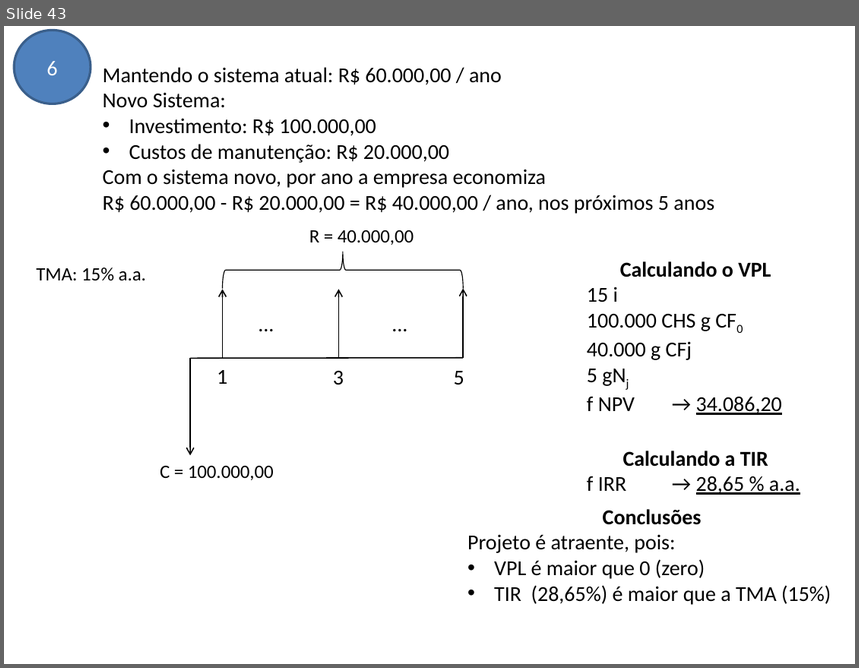
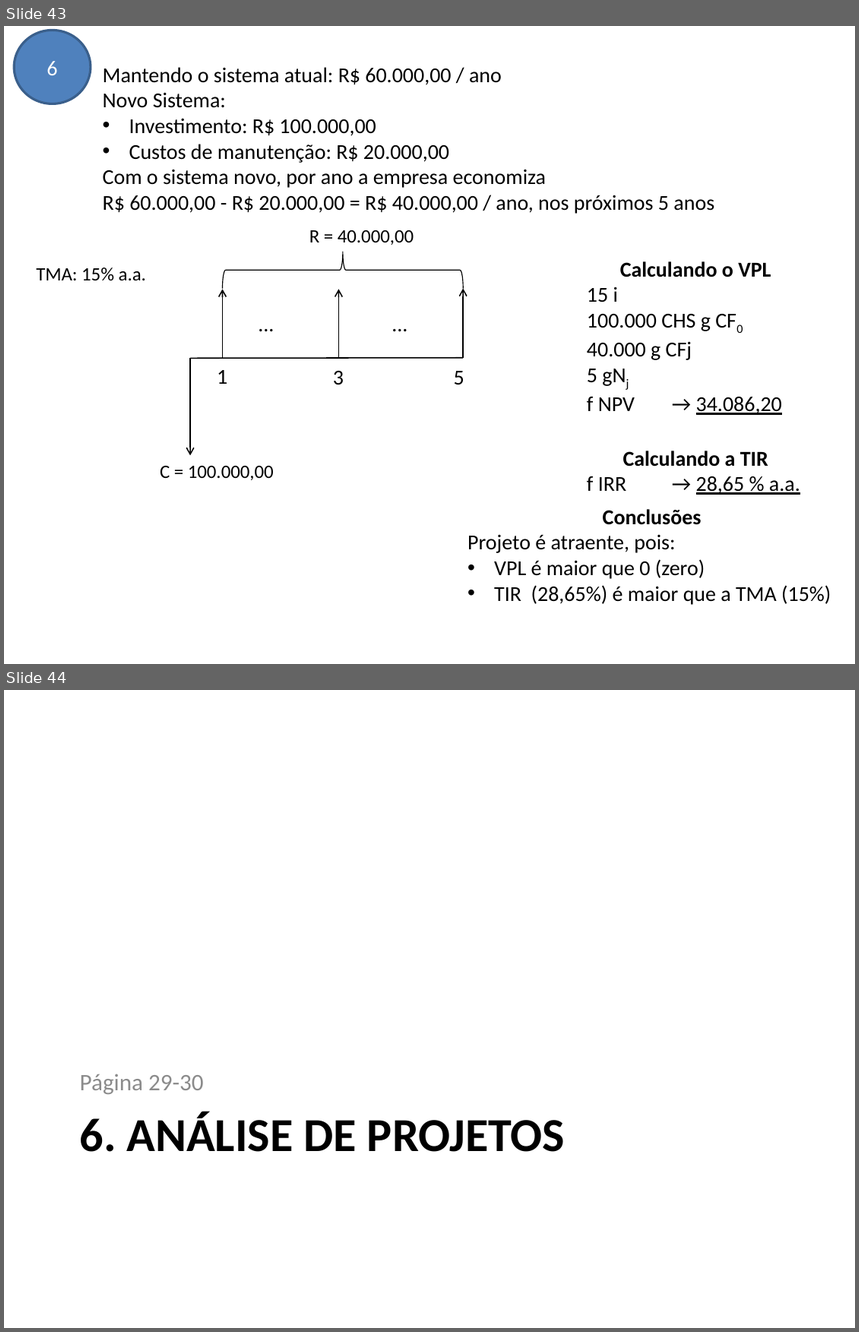
Before and after one commit to avelinoferreiragf/avelino, a slide deck: Gestao Estrategica TI/06 - Análise de Viabilidade de Projetos/Exercícios.pptx. Shown one above the other, each under a label of ours: slide 43 before the commit, slides 43 and 44 after it. The pictures are 859x668 and 859x1332 pixels, drawn with LibreOffice and Linux fonts; fonts in the diff are those of the drawing. Boxes give left, top, right and bottom in pixels: in the first picture for what was removed or moved away, otherwise in the second. Text is boxed around its words. In the diff, an @@ line names an element or a change of style, - is before the commit and + after.

```diff
--- a/Gestao Estrategica TI/06 - Análise de Viabilidade de Projetos/Exercícios.pptx
+++ b/Gestao Estrategica TI/06 - Análise de Viabilidade de Projetos/Exercícios.pptx
@@ slide 44 added at [4,690,855,1328], background #FFFFFF @@
@@ text added at [80,1075,204,1094], 20 pt, text #8C8C8C @@
+Página 29-30
@@ title added at [80,1112,565,1152], 40 pt, text #000000, bold @@
+6. ANÁLISE DE PROJETOS
```
Also in this commit, not shown: 1 other slide added, 4 other files.
